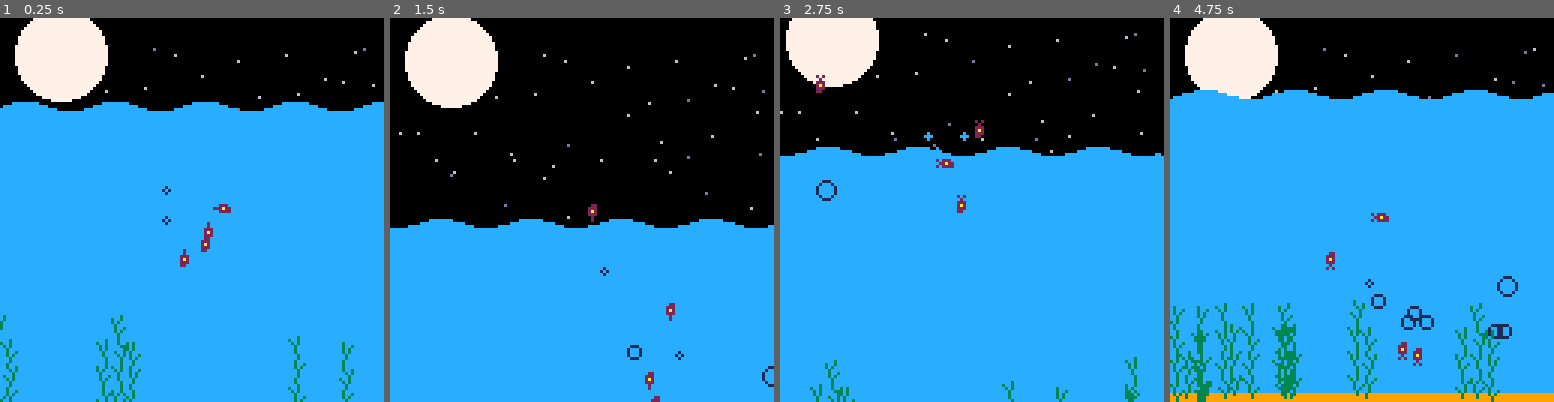
Above: before the commit, frames 1-4 (left to right).
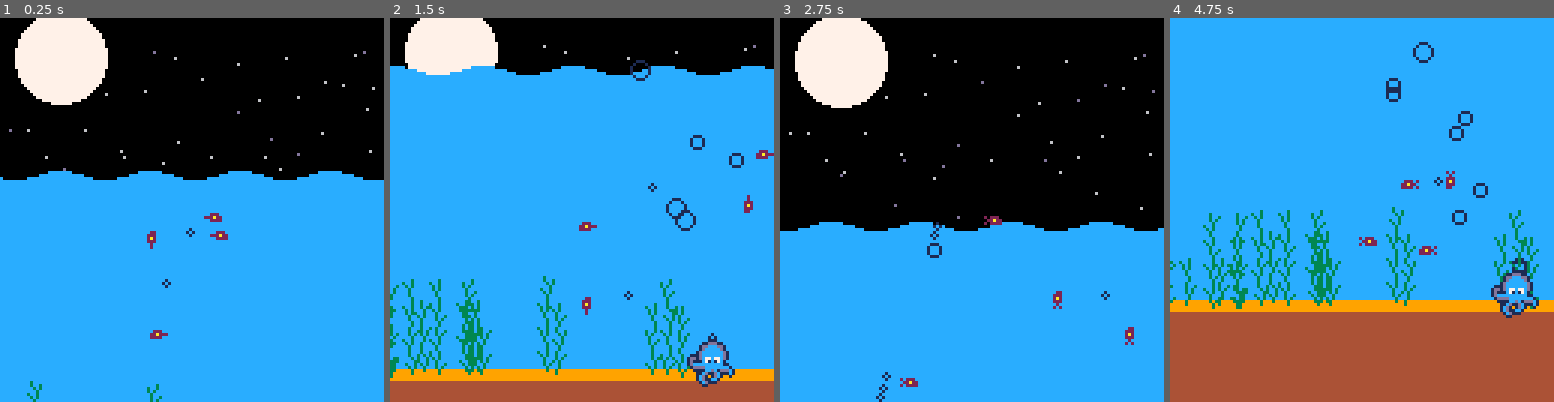
Above: after the commit, the same moments.

Repository: caranha/pico_playground
Game: PICO-8 cartridge sketches/fish.p8
Same seed, same stepped clock (60 frames per second), same inputs: the game is played once before the commit and once after it.
Inputs:
- Up to frame 1 (0.25 s): no input
- Up to frame 2 (1.5 s): no input
- Up to frame 3 (2.75 s): no input
- Up to frame 4 (4.75 s): no input

The runs differ from the first frame. In frame 1, 21% of the frame differs, in the area x 0-100%, y 0-100%; in frame 2, 52%; in frame 3, 23%; in frame 4, 51%.

Commit message:
Added octopus

Diff:
--- a/sketches/fish.p8
+++ b/sketches/fish.p8
@@ -10,6 +10,8 @@
 splsh = {}
 plant = {}
 stars = {}
+octo = {0,90}
+
 
 for i = 1,50 do
 	add(stars,{rnd()*128,rnd()*70,true})
@@ -42,18 +44,12 @@
 	new_plant(rnd()*300 - 150)
 end
 
-add(fish, {x = 0, y = 30,
-											spd = 3, d = 0,
-											ow = 0, id = 0})
-add(fish, {x = 0, y = 30,
-											spd = 3, d = 0,
-											ow = 0, id = 1})
-add(fish, {x = 0, y = 30,
-											spd = 3, d = 0,
-											ow = 0, id = 2})
-add(fish, {x = 0, y = 30,
-											spd = 3, d = 0,
-											ow = 0, id = 3})
+for i = 1,4 do
+	add(fish, {x = 0, y = 30,
+												spd = rnd()+2,
+												d = rnd(),
+												ow = 0, id = i-1})
+end
 
 function update_splsh(s)
 	s.y += sin(s.a / 15) * abs(s.spd*1.5)
@@ -113,8 +109,15 @@
 
 function _update()
 	t += 0.2
-	if (t > 10000) t = 0
+	t %= 10000
 	if (shake > 0) shake -= 1
+
+	if (fish[1].x - octo[1] > 80) octo[1] = fish[1].x - 80
+	if (fish[1].x - octo[1] < -80) octo[1] = fish[1].x + 80
+
+	if rnd(6) < sin(t%1) then
+		add(bbl,{x = octo[1]+8, y = octo[2]+3, s = 0.1})
+	end
 
 	for f in all(fish) do
 		update_fish(f)
@@ -183,7 +186,139 @@
 	for p in all(plant) do
 		draw_plant(p)
 	end
-end
+
+	ospr = (t%6 > 3 and 0 or 2)
+	spr(23+ospr,octo[1],octo[2],2,2)
+end
+…(129 lines of a section not shown)…
 
 
 
Not shown, changed: 145 lines of the sprite sheet (__gfx__) section of sketches/fish.p8
Not shown, changed: the thumbnail (__label__) section of sketches/fish.p8
